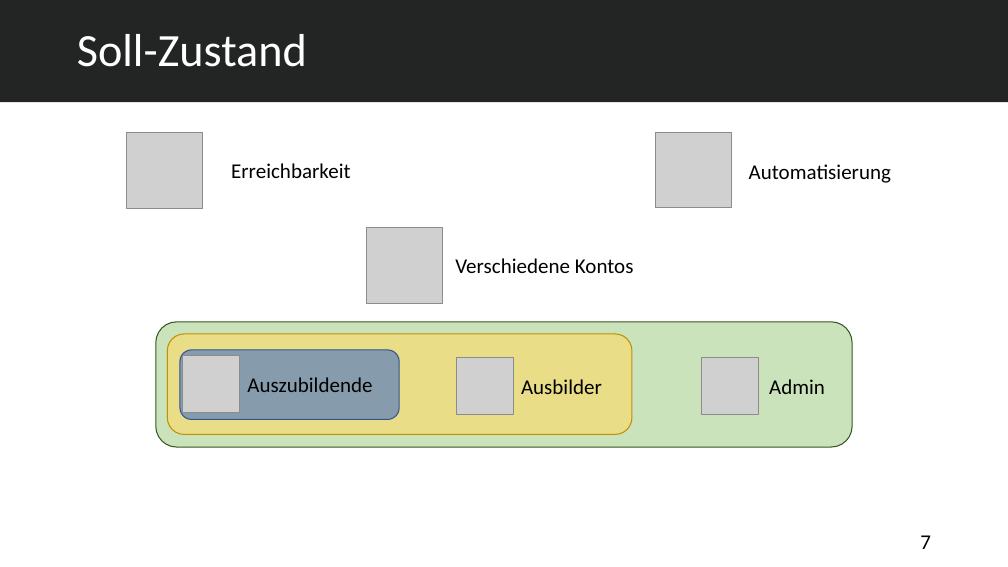
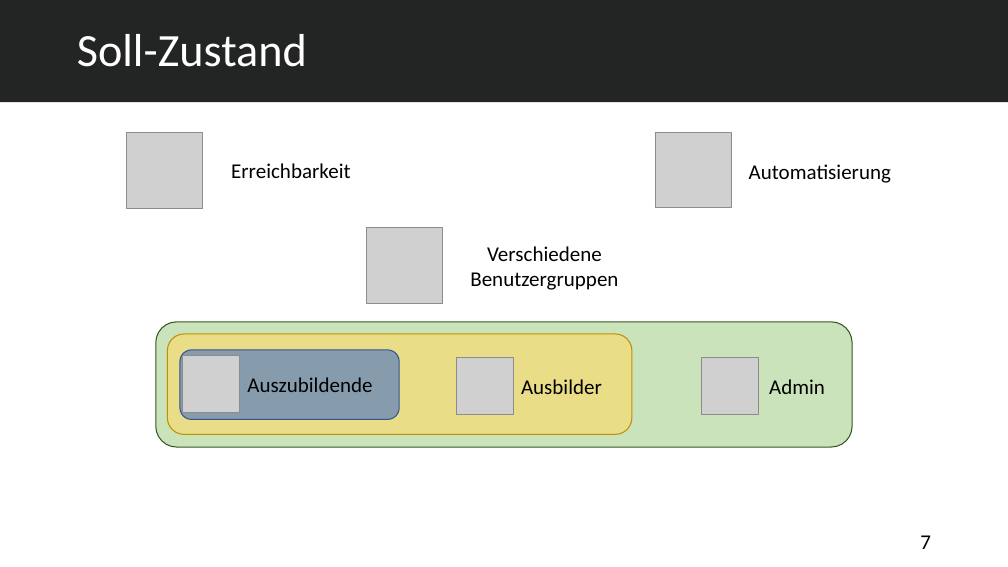
Before and after one commit to abdulsalam-emesh/Projektspresentation, a slide deck: slide 7 of Auszubildenden Verwaltungssystem - v2.pptx. Drawn at 1008x567 pixels with LibreOffice and Linux fonts; fonts in the diff are those of the drawing; grey boxes stand for pictures. Boxes give left, top, right and bottom in pixels: in the first picture for what was removed or moved away, otherwise in the second. Text is boxed around its words. In the diff, an @@ line names an element or a change of style, - is before the commit and + after.

```diff
--- a/Auszubildenden Verwaltungssystem - v2.pptx
+++ b/Auszubildenden Verwaltungssystem - v2.pptx
@@ text at bbox=[470, 246, 618, 290]: text changed @@
-Verschiedene Kontos
+Verschiedene Benutzergruppen
```
Also in this commit, not shown: 3 other slides changed.
